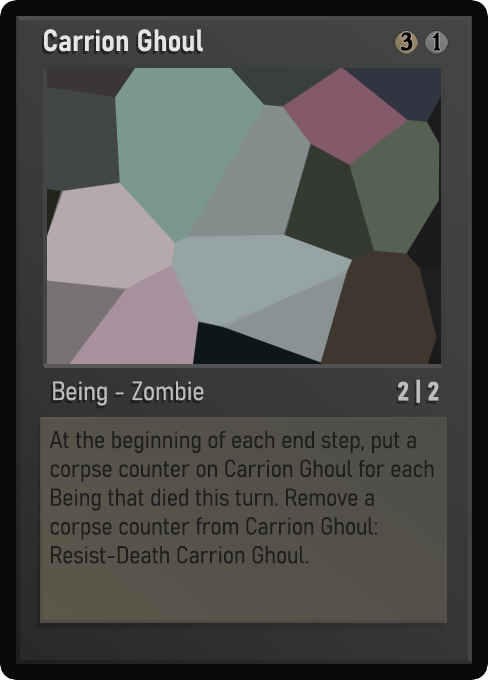
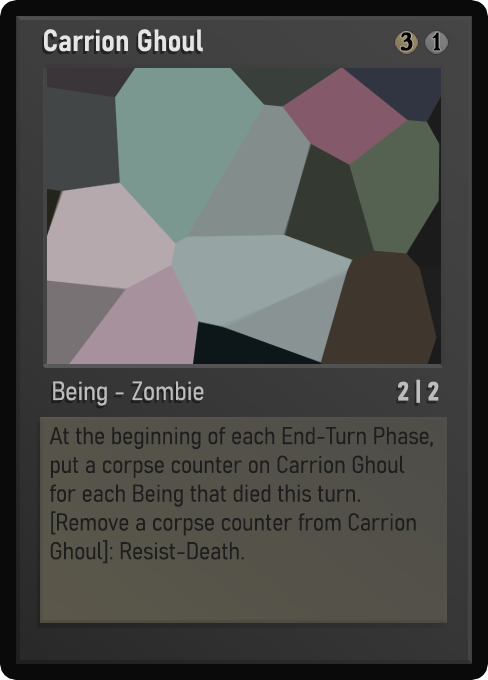
Revision of a layered 488×680 image; what changed, layer by layer:
painted on "Desc_norm" over [left=49, top=427, right=434, bottom=564]
